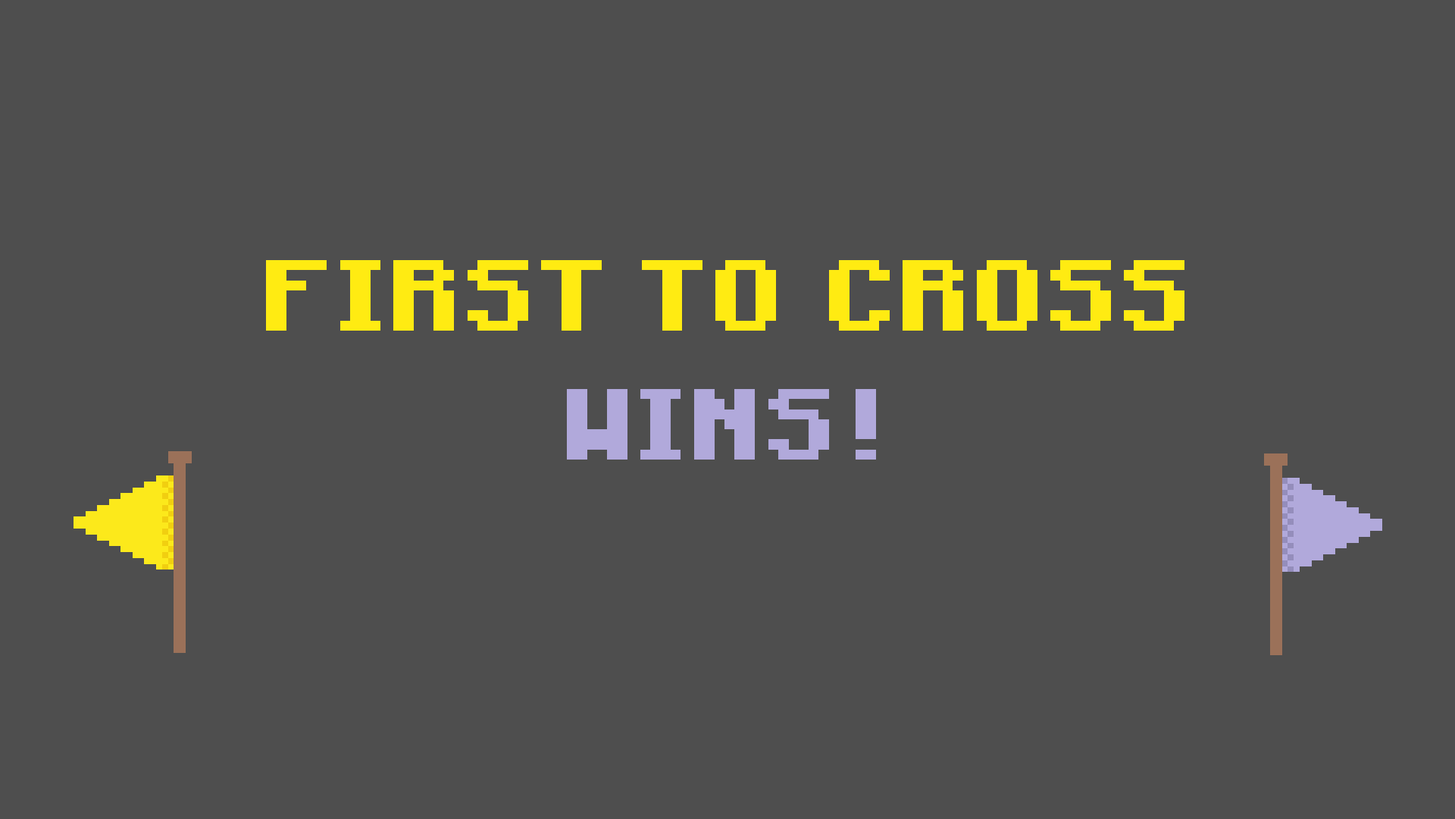
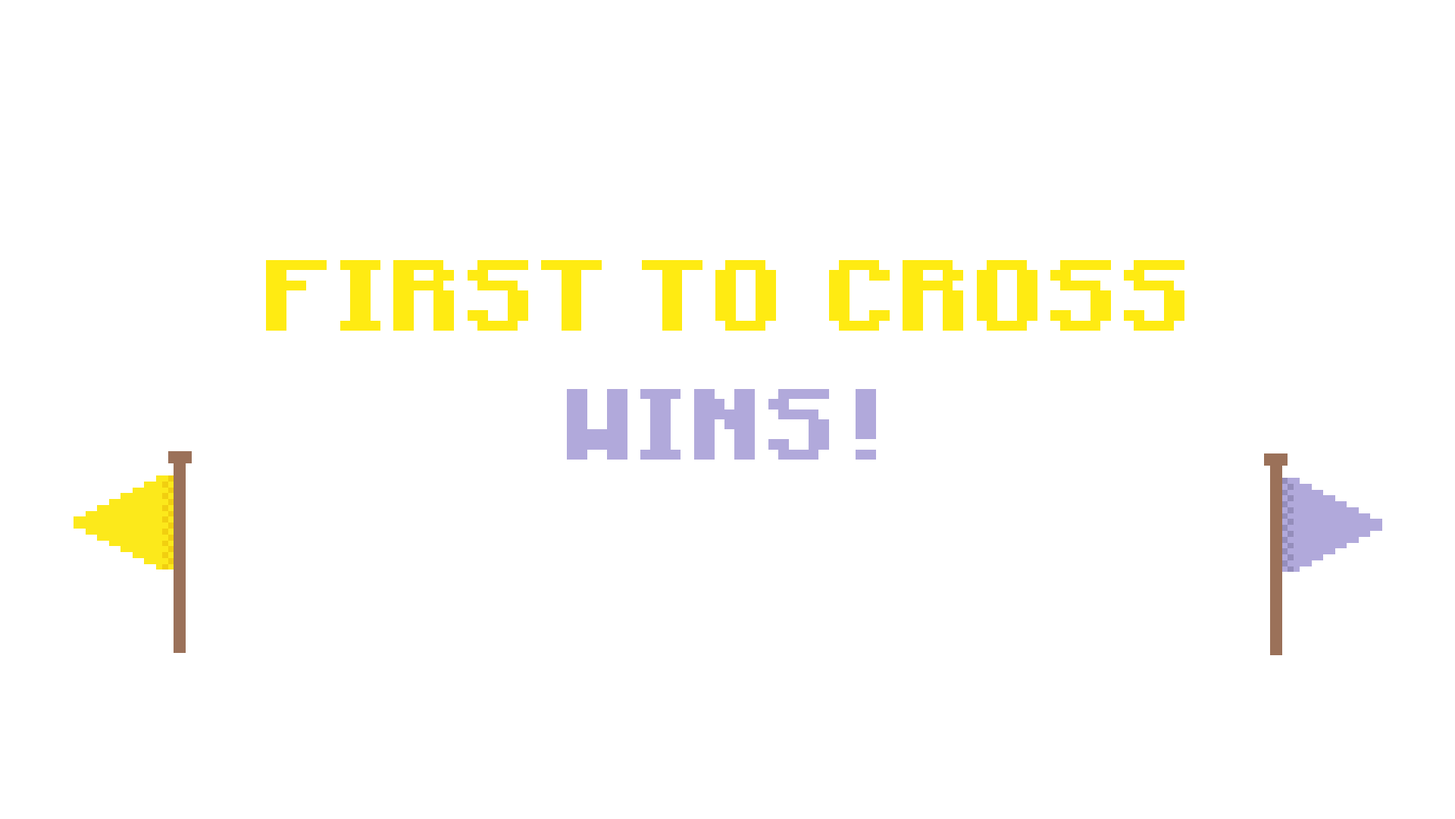
Revision of a layered 1455px x 819px image; what changed, layer by layer:
hid "Color Fill 1", opacity 73% → 75% over [0, 0, 1455, 819]
hid "Background" over [0, 0, 1455, 819]
